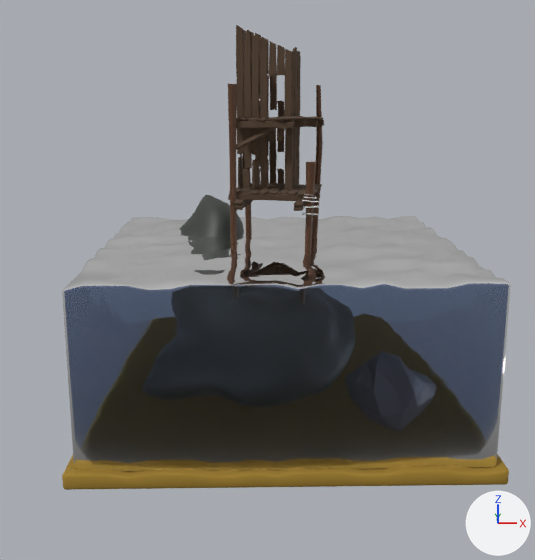
Before and after pictures for a commit that changed the Blender file Project/seaShack.blend.
The view is the same before and after, from a camera (50 mm lens) standing at (-24.6, -208.6, 104.9) and looking at (-20.9, 0.3, 54.4). The axes (+X, +Y, +Z) are drawn at lower right. The lights are the same throughout.

In view in the first picture: 'Cylinder', 'Cylinder.001', 'Cylinder.002', 'Icosphere', 'PlankFloor', 'PlankFloor.008', 'PlankFloor.009', 'PlankFloor.010', 'PlankFloor.012', 'PlankFloor.013', 'PlankFloor.014', 'Sand', 'Sea'.
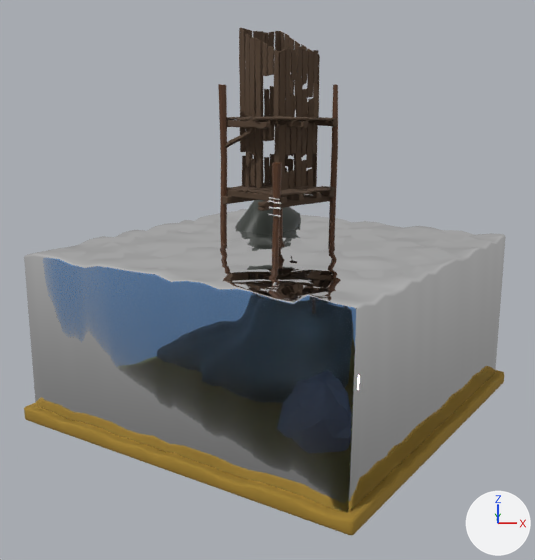
Where the newer file only moved an object's origin or applied its transform, the numbers keep the older frame.

What changed in the scene script:
```text
Change mat_material_005:
    where n0 = _N.new('ShaderNodeBsdfPrincipled'); n0.name = 'Principled BSDF'
    n0.inputs[0].default_value: (0.241, 0.325, 0.538, 1.0) -> (0.278, 0.541, 1.0, 1.0)  # 'Base Color', blue #879ac2 -> 'Base Color', blue #90c2ff
    add n0.inputs[3].default_value = 1.3  # 'IOR'
Change me_cube_036:
    where me_cube_036.from_pydata(...)  # 152 vertices, 150 faces; spans x -15.2..13.9, y -1.6..1.4, z -1.2..1.3
    used by ob_plankfloor_014; location = (-26.4, 4.0, 77.5); rotation_euler = (0.0, 0.0, -1.763), in degrees (0, 0, -101)
    me_cube_036 part 1: the whole mesh is turned 145.8 degrees about the z axis through its middle, then moved by (-7.2, 2.4, 0.0)
Change ob_plankfloor_008:
    ob_plankfloor_008.location: (-22.4, -0.1, 88.3) -> (-23.5, 3.3, 88.3)
    ob_plankfloor_008.rotation_euler: (-1.571, 0.0, -0.192) -> (-1.571, 0.0, -0.791)  # degrees (-90, 0, -11) -> degrees (-90, 0, -45)
Change ob_sand:
    ob_sand.rotation_euler: (0.0, 0.0, 0.00518) -> (0.0, 0.0, 5.674)  # degrees (0, 0, 0.3) -> degrees (0, 0, 325)
```

Boxes [x1, y1, x2, y2] around the edits, measured in the pictures (535 x 560 px):
'Sea', recoloured, surface changed, turned
    before: [62, 216, 511, 472]
    after: [24, 209, 506, 513]
'Sand', turned
    before: [62, 454, 509, 490]
    after: [24, 370, 504, 535]
'PlankFloor.012', turned
    before: [236, 25, 292, 119]
    after: [239, 28, 279, 117]
'Icosphere', turned
    before: [180, 195, 244, 239]
    after: [235, 200, 301, 235]
'PlankFloor.013', turned
    before: [283, 47, 302, 117]
    after: [268, 46, 318, 117]
'PlankFloor.008', moved, turned
    before: [237, 121, 293, 191]
    after: [240, 121, 280, 188]
'Cylinder.001', turned
    before: [228, 83, 237, 251]
    after: [218, 84, 227, 245]
'PlankFloor.009', turned
    before: [292, 127, 299, 189]
    after: [280, 122, 317, 190]
'Cylinder', turned
    before: [312, 85, 323, 239]
    after: [328, 84, 338, 243]
'PlankFloor', turned
    before: [228, 183, 322, 201]
    after: [227, 183, 336, 204]
'Cylinder.002', turned
    before: [305, 161, 316, 255]
    after: [272, 162, 282, 257]
'PlankFloor.010', turned
    before: [249, 31, 301, 117]
    after: [280, 31, 320, 117]
'PlankFloor.006', turned
    before: [251, 127, 300, 184]
    after: [285, 126, 318, 187]
'PlankFloor.011', turned
    before: [237, 25, 249, 58]
    after: [241, 28, 280, 117]
'PlankFloor.003', turned
    before: [236, 119, 324, 129]
    after: [227, 120, 337, 129]
'PlankFloor.007', turned
    before: [238, 128, 250, 189]
    after: [242, 129, 275, 186]
'PlankFloor.015', turned
    before: [294, 200, 306, 211]
    after: [258, 194, 330, 211]
'PlankFloor.001', turned
    before: [228, 116, 323, 121]
    after: [226, 116, 337, 121]
'PlankFloor.002', turned
    before: [235, 128, 274, 150]
    after: [224, 127, 256, 148]
'PlankFloor.005', turned
    before: [239, 120, 318, 127]
    after: [247, 120, 308, 128]
'Cylinder.003', turned
    before: [245, 178, 252, 238]
    after: [279, 208, 283, 236]
'PlankFloor.014', mesh turned
    before: [233, 199, 253, 210]
    after: [223, 195, 256, 204]
'Cylinder.009', turned
    before: [302, 200, 319, 202]
    after: [268, 200, 281, 204]
'Cylinder.011', turned
    before: [302, 213, 318, 215]
    after: [268, 213, 281, 217]
'Cylinder.010', turned
    before: [303, 206, 319, 208]
    after: [269, 207, 281, 210]
'Cylinder.008', turned
    before: [304, 197, 317, 199]
    after: [269, 197, 280, 200]
